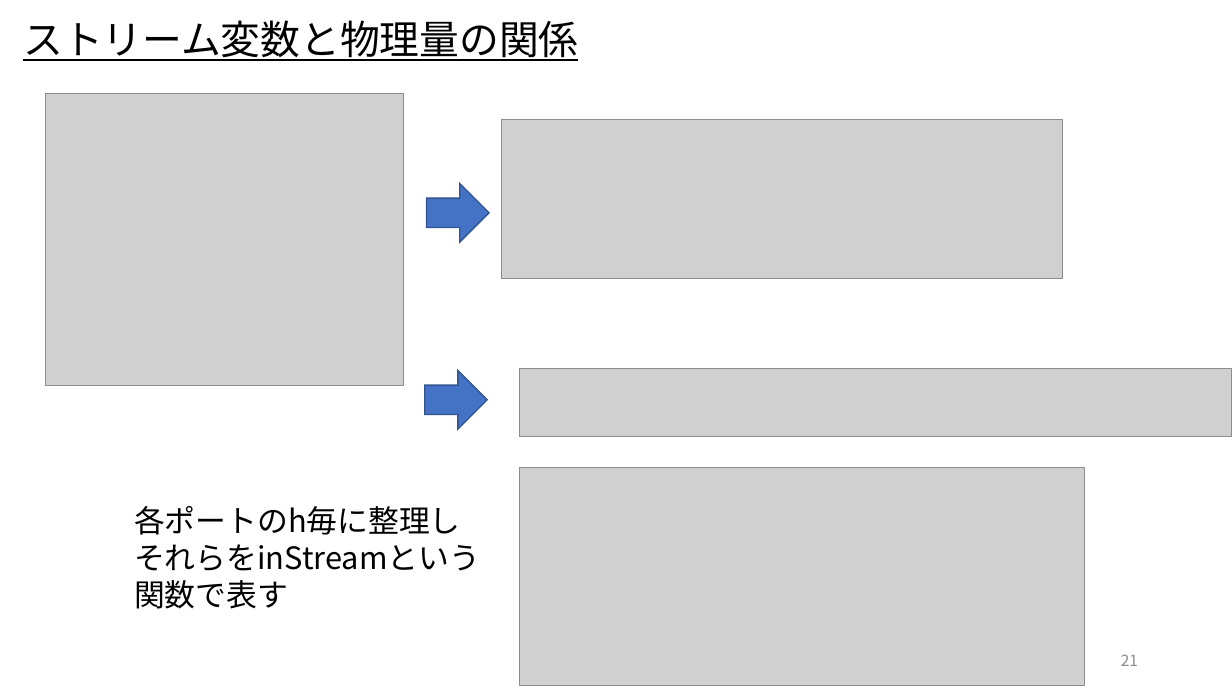
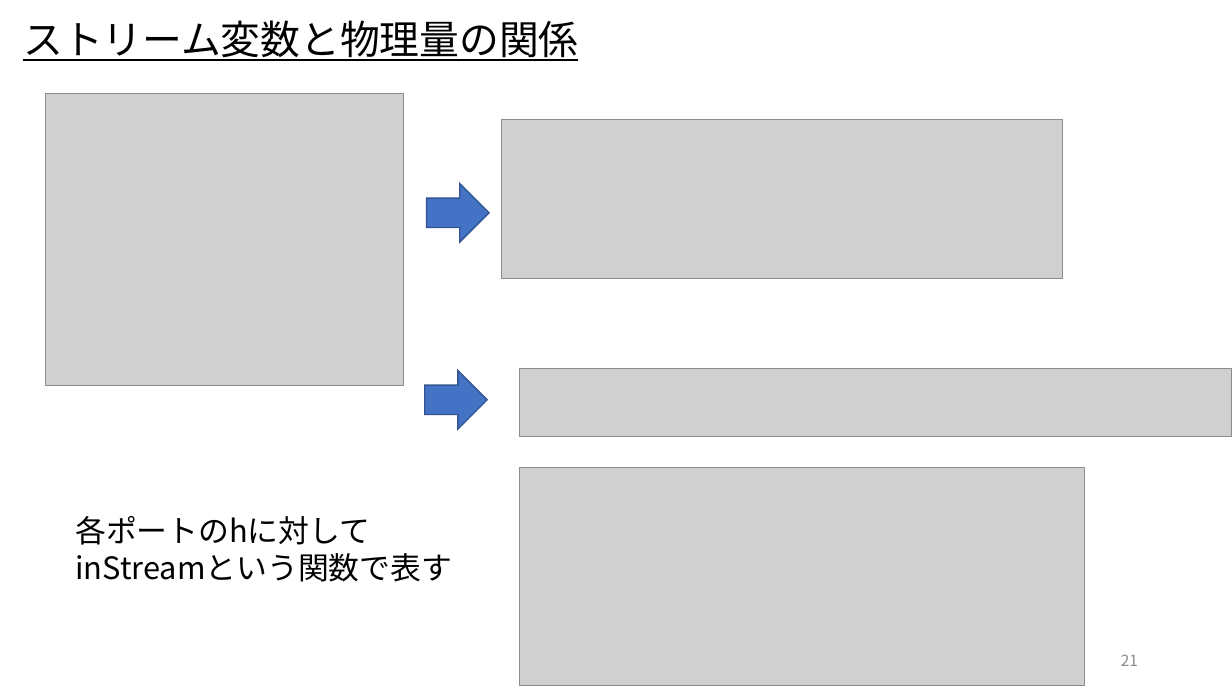
Before and after one commit to UedaShigenori/OpenModelica_Tutorials_Ja, a slide deck: slide 21 of Dev/7_PhysicsDomainModel/OpenModelica_Tutorials_7_PlantModel_Additional.pptx. Drawn at 1232x693 pixels with LibreOffice and Linux fonts; fonts in the diff are those of the drawing; grey boxes stand for pictures. Boxes give left, top, right and bottom in pixels: in the first picture for what was removed or moved away, otherwise in the second. Text is boxed around its words. In the diff, an @@ line names an element or a change of style, - is before the commit and + after.

```diff
--- a/Dev/7_PhysicsDomainModel/OpenModelica_Tutorials_7_PlantModel_Additional.pptx
+++ b/Dev/7_PhysicsDomainModel/OpenModelica_Tutorials_7_PlantModel_Additional.pptx
@@ text at (75, 516, 452, 582): text changed @@
-各ポートのh毎に整理し
-それらをinStreamという関数で表す
+各ポートのhに対して
+inStreamという関数で表す
```
Also in this commit, not shown: 6 other slides changed, 1 other file.
